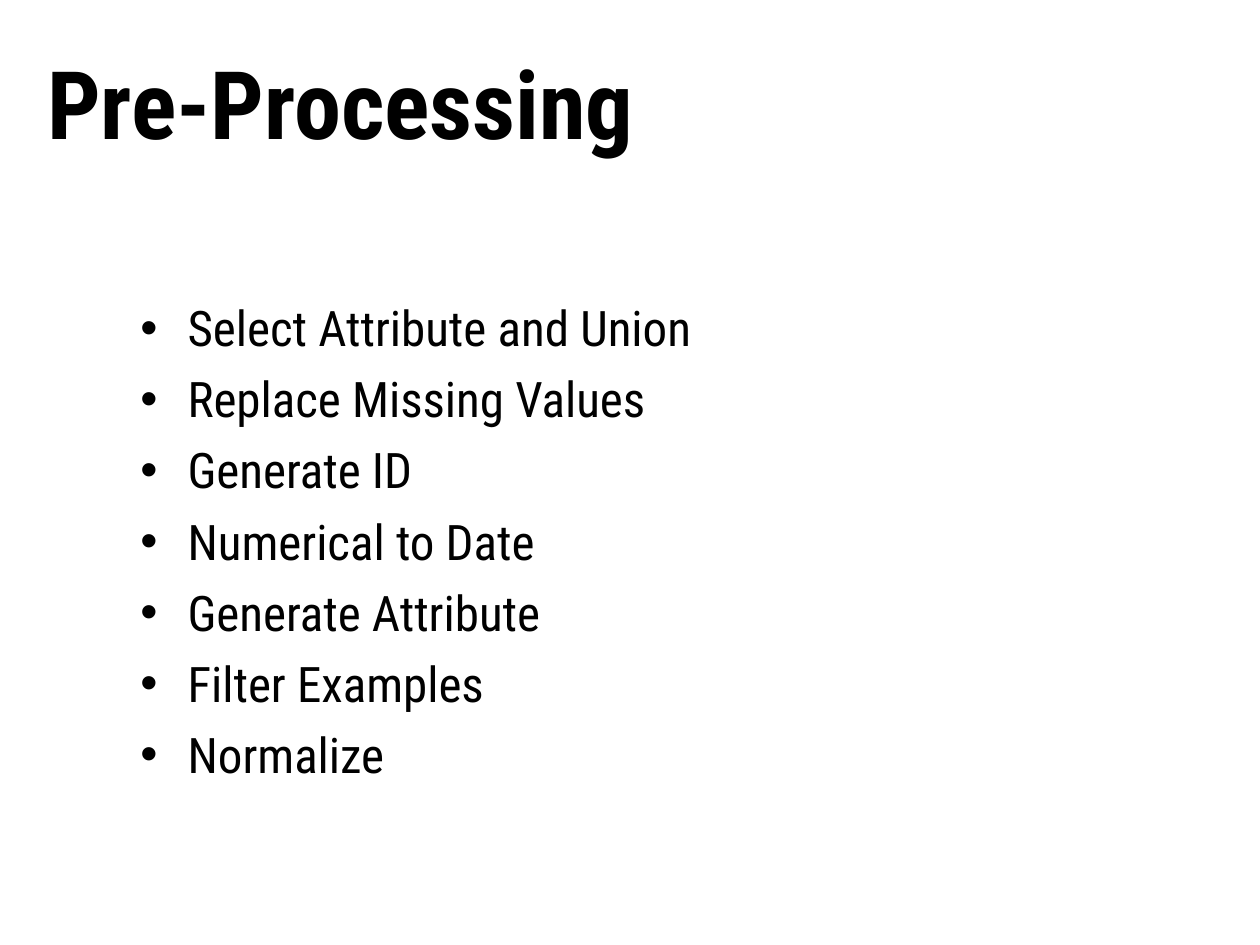
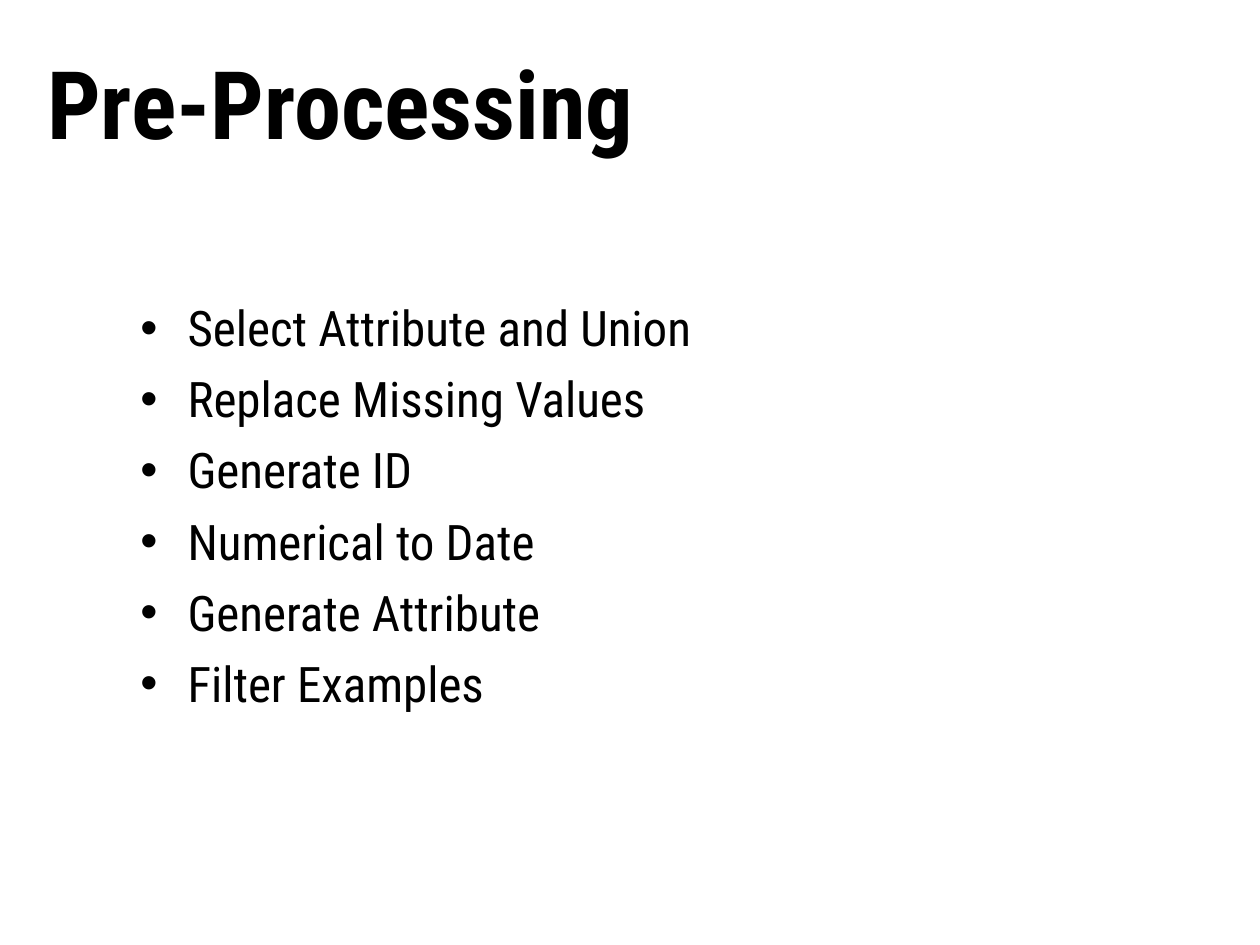
Before and after one commit to compmaxxx/DM-EarthQuake, a slide deck: slide 6 of Earthquake.ppt. Drawn at 1260x945 pixels with LibreOffice and Linux fonts; fonts in the diff are those of the drawing; background and template pictures are left out. Boxes give left, top, right and bottom in pixels: in the first picture for what was removed or moved away, otherwise in the second. Text is boxed around its words. In the diff, an @@ line names an element or a change of style, - is before the commit and + after.

```diff
--- a/Earthquake.ppt
+++ b/Earthquake.ppt
@@ text at bbox=[188, 736, 385, 774]: paragraph removed @@
-• Normalize
```
Also in this commit, not shown: 1 other slide changed, 1 slide added, 5 slides removed.
